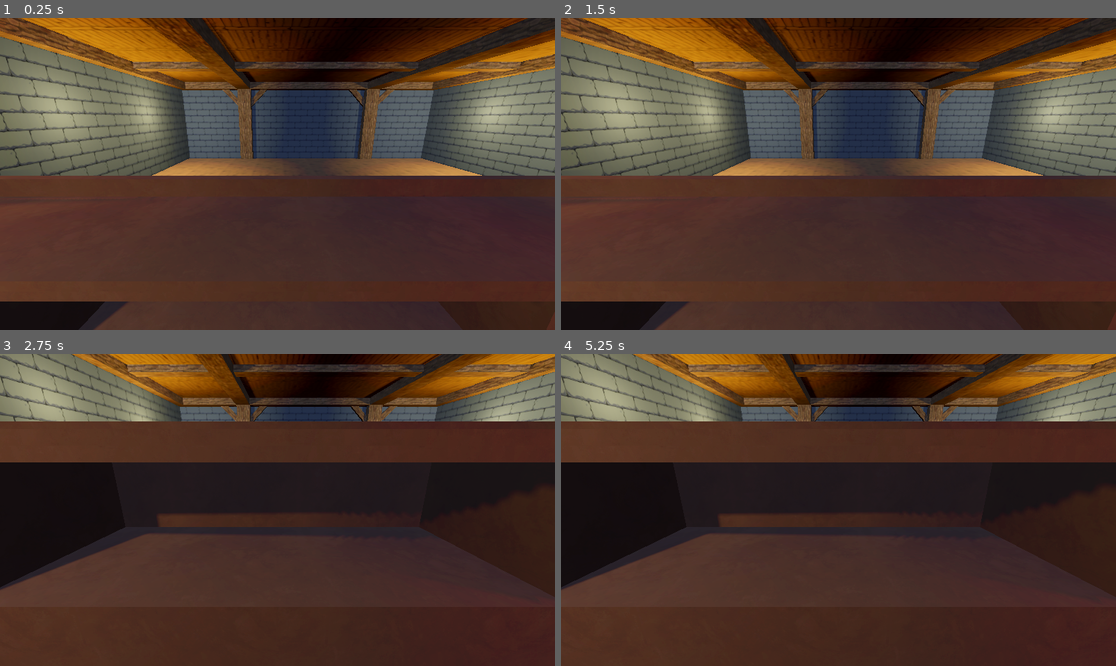
Above: before the commit, frames 1-4 (two rows, left to right).
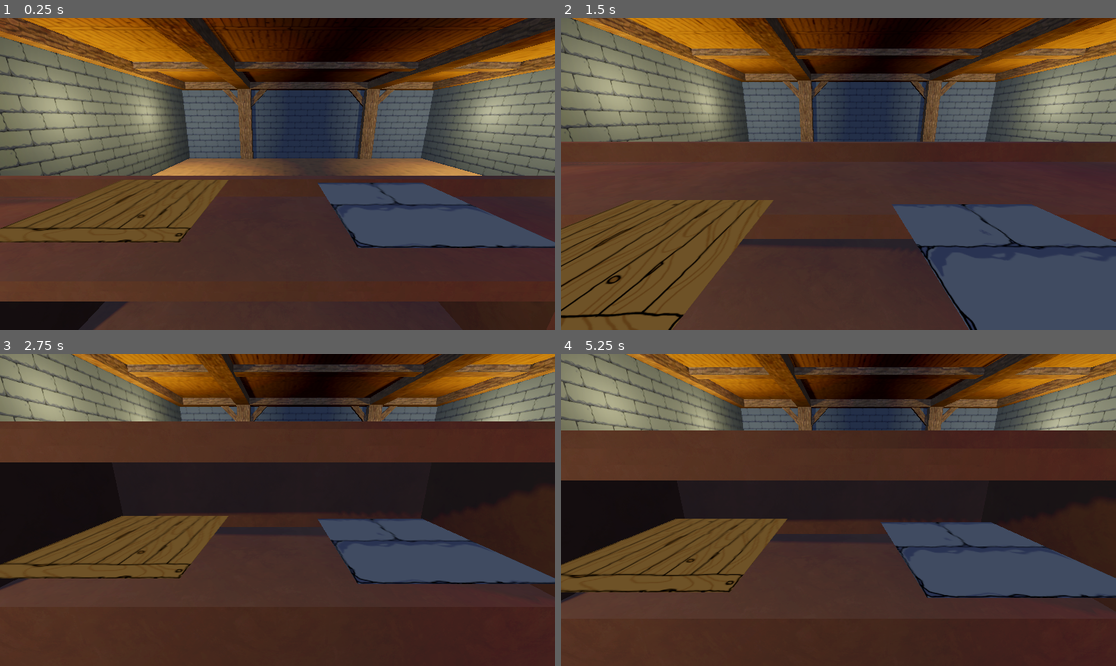
Above: after the commit, the same moments.

Repository: FinishedGames/FinishedGame3
Game: Godot game, scene res://Scenes/Tavern.tscn
Same seed, same stepped clock (60 frames per second), same inputs: the game is played once before the commit and once after it.
Inputs:
- Up to frame 1 (0.25 s): no input
- Up to frame 2 (1.5 s): tap Enter at 0.5 s; hold Shift (Shift) 0.53-1.28 s; tap Space at 1.25 s; tap Shift (Shift) at 1.35 s
- Up to frame 3 (2.75 s): tap Enter at 2 s; hold Shift (Shift) from 2.03 s (still down)
- Up to frame 4 (5.25 s): tap Space at 2.75, 4.25 s; release Shift (Shift) at 2.78 s; tap Shift (Shift) at 2.85, 4.35 s; tap Enter at 3.5 s; hold Shift (Shift) 3.53-4.28 s; hold Shift (Shift) from 5.03 s (still down)

The runs differ from the first frame. In frame 1, 10% of the frame differs, in the area x 0-100%, y 51-74%; in frame 2, 50%, in the area x 0-100%, y 0-100%; in frame 3, 11%; in frame 4, 29%.

Commit message:
Controller update.
-- Govno fixed.

Diff:
--- a/Scenes/Player.tscn
+++ b/Scenes/Player.tscn
@@ -1,6 +1,8 @@
-[gd_scene load_steps=2 format=3 uid="uid://do637wmdlwagv"]
+[gd_scene load_steps=4 format=3 uid="uid://do637wmdlwagv"]
 
 [ext_resource type="Script" path="res://Scripts/Player.gd" id="1_tguqv"]
+[ext_resource type="Texture2D" uid="uid://bc3v6ufl4eb60" path="res://Resources/Textures/table_1.PNG" id="2_puuo1"]
+[ext_resource type="Texture2D" uid="uid://br1v1m2hxe6t2" path="res://Resources/Textures/stone.PNG" id="3_wymny"]
 
 [node name="Player" type="Node3D"]
 script = ExtResource("1_tguqv")
@@ -14,3 +16,17 @@
 
 [node name="VerticalTimer" type="Timer" parent="."]
 wait_time = 0.3
+
+[node name="LeftHand" type="Node3D" parent="."]
+transform = Transform3D(1, 0, 0, 0, 1, 0, 0, 0, 1, -0.489348, -0.285983, -0.680003)
+
+[node name="Sprite3D" type="Sprite3D" parent="LeftHand"]
+transform = Transform3D(0.05, 0, 0, 0, -2.18557e-09, -0.05, 0, 0.05, -2.18557e-09, 0, 0, 0)
+texture = ExtResource("2_puuo1")
+
+[node name="RightHand" type="Node3D" parent="."]
+transform = Transform3D(1, 0, 0, 0, 1, 0, 0, 0, 1, 0.451217, -0.305048, -0.686359)
+
+[node name="Sprite3D" type="Sprite3D" parent="RightHand"]
+transform = Transform3D(0.05, 0, 0, 0, -2.18557e-09, -0.05, 0, 0.05, -2.18557e-09, 0, 0, 0)
+texture = ExtResource("3_wymny")
--- a/Scripts/Player.gd
+++ b/Scripts/Player.gd
@@ -3,7 +3,10 @@
 
 @onready var horizontal_timer = $HorizontalTimer
 @onready var vertical_timer = $VerticalTimer
+@onready var left_hand = $LeftHand
+@onready var right_hand = $RightHand
 
+@export var current_pos: int = 2
 
 @export_group("Positions")
 @export var POS_1: Marker3D = null
@@ -17,6 +20,7 @@
 	4: POS_4
 }
 
+
 @export_group("Settings")
 ## How many units player moves when looks down.
 @export var Y_DELTA: float = 1.0
@@ -24,6 +28,10 @@
 @export var HORIZONTAL_SPEED: float = 10.0
 ## How fast player moves up/down
 @export var VERTICAL_SPEED: float = 10.0
+## How many units player moves their hands when moving up/down
+@export var Z_HAND_DELTA: float = 0.3
+## How fast player moves their hands when moving up/down.
+@export var Z_HAND_SPEED: float = 10.0
 
 
 var is_currently_up: bool = true
@@ -33,35 +41,105 @@
 
 
 func _ready():
-	self.position = POS_2.position
+	self.position = PosDict[current_pos].position
 
 
 func move_to(number: int):
+
+	if number == current_pos:
+		return
+
 	var new_position = PosDict[number].position.x
-	var tween = create_tween()
+	var halfway = self.position.x + (PosDict[number].position.x - self.position.x) / 2
+
+	var left_hand_pos = left_hand.position.z
+	var left_hand_temp_pos = left_hand.position.z + Z_HAND_DELTA
+
+	var right_hand_pos = right_hand.position.z
+	var right_hand_temp_pos = right_hand.position.z + Z_HAND_DELTA
+
+	var first_tween = create_tween()
+
 	horizontal_move_locked = true
 	vertical_move_locked = true
-	tween.tween_property(self, "position:x", new_position, 1 / HORIZONTAL_SPEED)
-	await tween.finished
+
+	first_tween.tween_property(self, "position:x", halfway, 1 / HORIZONTAL_SPEED)
+	if not is_currently_up:
+		var first_left_hand_tween = create_tween()
+		var first_right_hand_tween = create_tween()
+		first_left_hand_tween.tween_property(left_hand, "position:z", left_hand_temp_pos, 1 / Z_HAND_SPEED)
+		first_right_hand_tween.tween_property(right_hand, "position:z", right_hand_temp_pos, 1 / Z_HAND_SPEED)
+		await first_right_hand_tween.finished
+	else:
+		await first_tween.finished
+
+	var second_tween = create_tween()
+
+
+	second_tween.tween_property(self, "position:x", new_position, 1 / VERTICAL_SPEED)
+	if not is_currently_up:
+		var second_left_hand_tween = create_tween()
+		var second_right_hand_tween = create_tween()
+		second_left_hand_tween.tween_property(left_hand, "position:z", left_hand_pos, 1 / Z_HAND_SPEED)
+		second_right_hand_tween.tween_property(right_hand, "position:z", right_hand_pos, 1 / Z_HAND_SPEED)
+		await second_right_hand_tween.finished
+	else:
+		await second_tween.finished
+
 	horizontal_timer.start()
 	await horizontal_timer.timeout
 	horizontal_move_locked = false
 	vertical_move_locked = false
 
+	current_pos = number
+
 
 func switch_vertical():
 	var new_position: float
+	var halfway: float
 	if is_currently_up:
 		new_position = self.position.y - Y_DELTA
+		halfway = self.position.y - Y_DELTA / 2
 	else:
 		new_position = self.position.y + Y_DELTA
-	var tween = create_tween()
+		halfway = self.position.y + Y_DELTA / 2
+	var first_tween = create_tween()
+	var first_left_hand_tween = create_tween()
+	var first_right_hand_tween = create_tween()
+
+	var left_hand_pos = left_hand.position.z
+	var left_hand_temp_pos = left_hand.position.z + Z_HAND_DELTA
+
+	var right_hand_pos = right_hand.position.z
+	var right_hand_temp_pos = right_hand.position.z + Z_HAND_DELTA
+
 	horizontal_move_locked = true
 	vertical_move_locked = true
-	tween.tween_property(self, "position:y", new_position, 1 / VERTICAL_SPEED)
-	await tween.finished
+
+	first_tween.tween_property(self, "position:y", halfway, 1 / VERTICAL_SPEED)
+	first_left_hand_tween.tween_property(left_hand, "position:z", left_hand_temp_pos, 1 / Z_HAND_SPEED)
+	first_right_hand_tween.tween_property(right_hand, "position:z", right_hand_temp_pos, 1 / Z_HAND_SPEED)
+
+	if VERTICAL_SPEED > Z_HAND_SPEED:
+		await first_right_hand_tween.finished
+	else:
+		await first_tween.finished
+
+	var second_tween = create_tween()
+	var second_left_hand_tween = create_tween()
+	var second_right_hand_tween = create_tween()
+
+	second_tween.tween_property(self, "position:y", new_position, 1 / VERTICAL_SPEED)
+	second_left_hand_tween.tween_property(left_hand, "position:z", left_hand_pos, 1 / Z_HAND_SPEED)
+	second_right_hand_tween.tween_property(right_hand, "position:z", right_hand_pos, 1 / Z_HAND_SPEED)
+
+	if VERTICAL_SPEED > Z_HAND_SPEED:
+		await second_right_hand_tween.finished
+	else:
+		await second_tween.finished
+
+	is_currently_up = !is_currently_up
 	vertical_timer.start()
-	is_currently_up = !is_currently_up
 	await vertical_timer.timeout
 	horizontal_move_locked = false
 	vertical_move_locked = false
--- a/project.godot
+++ b/project.godot
@@ -47,3 +47,23 @@
 "events": [Object(InputEventKey,"resource_local_to_scene":false,"resource_name":"","device":-1,"window_id":0,"alt_press …(195 unchanged characters)…
 ]
 }
+W={
+"deadzone": 0.5,
+"events": [Object(InputEventKey,"resource_local_to_scene":false,"resource_name":"","device":-1,"window_id":0,"alt_pressed":false,"shift_pressed":false,"ctrl_pressed":false,"meta_pressed":false,"pressed":false,"keycode":0,"physical_keycode":87,"key_label":0,"unicode":119,"location":0,"echo":false,"script":null)
+]
+}
+A={
+"deadzone": 0.5,
+"events": [Object(InputEventKey,"resource_local_to_scene":false,"resource_name":"","device":-1,"window_id":0,"alt_pressed":false,"shift_pressed":false,"ctrl_pressed":false,"meta_pressed":false,"pressed":false,"keycode":0,"physical_keycode":65,"key_label":0,"unicode":97,"location":0,"echo":false,"script":null)
+]
+}
+S={
+"deadzone": 0.5,
+"events": [Object(InputEventKey,"resource_local_to_scene":false,"resource_name":"","device":-1,"window_id":0,"alt_pressed":false,"shift_pressed":false,"ctrl_pressed":false,"meta_pressed":false,"pressed":false,"keycode":0,"physical_keycode":83,"key_label":0,"unicode":115,"location":0,"echo":false,"script":null)
+]
+}
+D={
+"deadzone": 0.5,
+"events": [Object(InputEventKey,"resource_local_to_scene":false,"resource_name":"","device":-1,"window_id":0,"alt_pressed":false,"shift_pressed":false,"ctrl_pressed":false,"meta_pressed":false,"pressed":false,"keycode":0,"physical_keycode":68,"key_label":0,"unicode":100,"location":0,"echo":false,"script":null)
+]
+}
